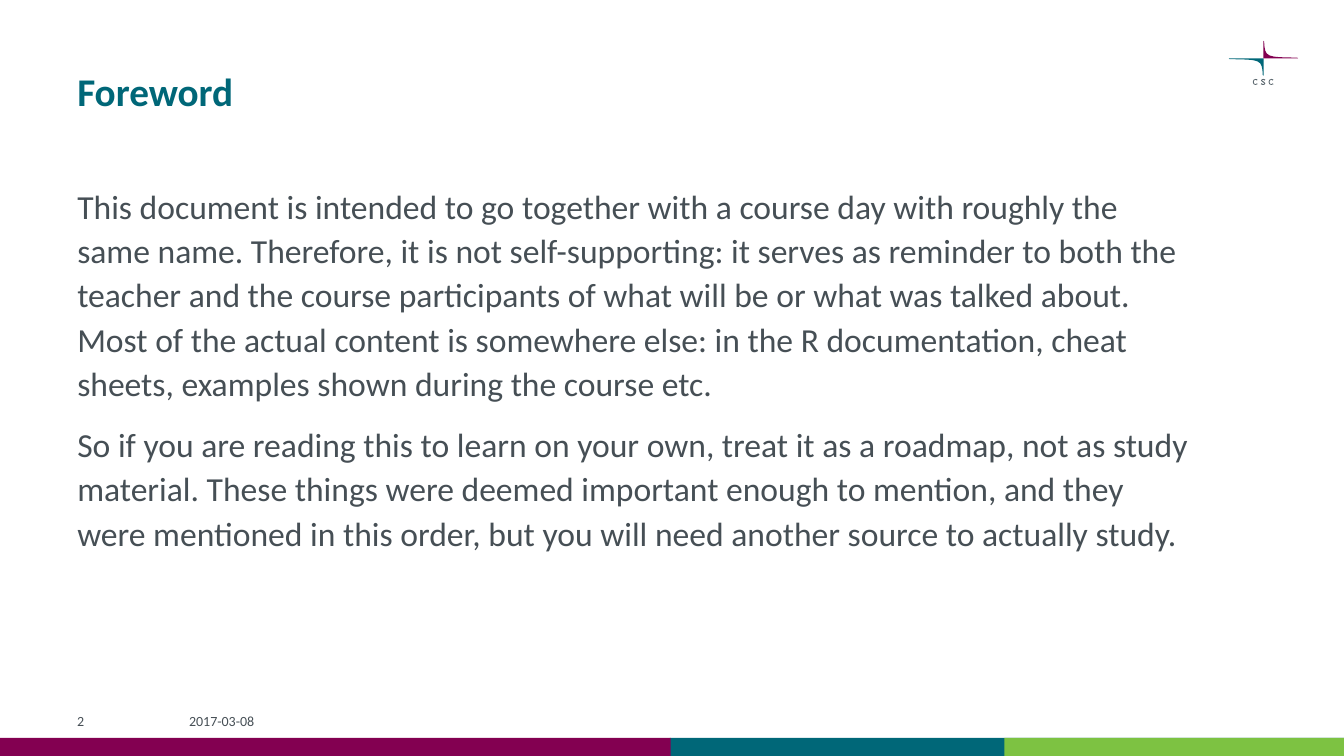
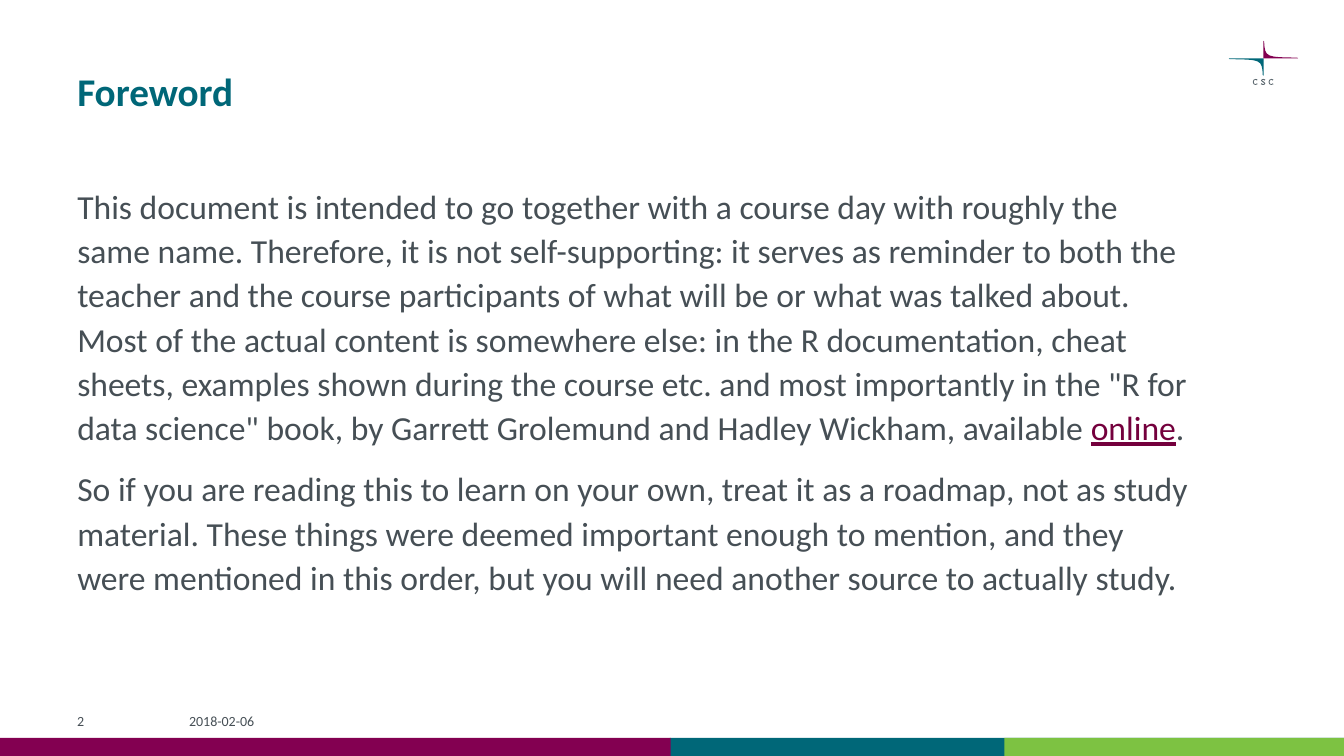
Before and after one commit to csc-training/wrangling-with-R, a slide deck: slide 2 of wrangling_with_r.pptx. Drawn at 1344x756 pixels with LibreOffice and Linux fonts; fonts in the diff are those of the drawing. Boxes give left, top, right and bottom in pixels: in the first picture for what was removed or moved away, otherwise in the second. Text is boxed around its words. In the diff, an @@ line names an element or a change of style, - is before the commit and + after.

```diff
--- a/wrangling_with_r.pptx
+++ b/wrangling_with_r.pptx
@@ text at box(77, 195, 1187, 446): text changed @@
-This document is intended to go together with a course day with roughly the same name. Therefore, it is not self-supporting: it serves as reminder to both the teacher and the course participants of what will be or what was talked about. Most of the actual content is somewhere else: in the R documentation, cheat sheets, examples shown during the course etc.
+This document is intended to go together with a course day with roughly the same name. Therefore, it is not self-supporting: it serves as reminder to both the teacher and the course participants of what will be or what was talked about. Most of the actual content is somewhere else: in the R documentation, cheat sheets, examples shown during the course etc. and most importantly in the "R for data science" book, by Garrett Grolemund and Hadley Wickham, available online.
@@ text at box(189, 716, 254, 726): text changed @@
-2017-03-08
+2018-02-06
```
Also in this commit, not shown: 12 other slides changed, 21 slides added, 1 slide removed, 6 other files.
